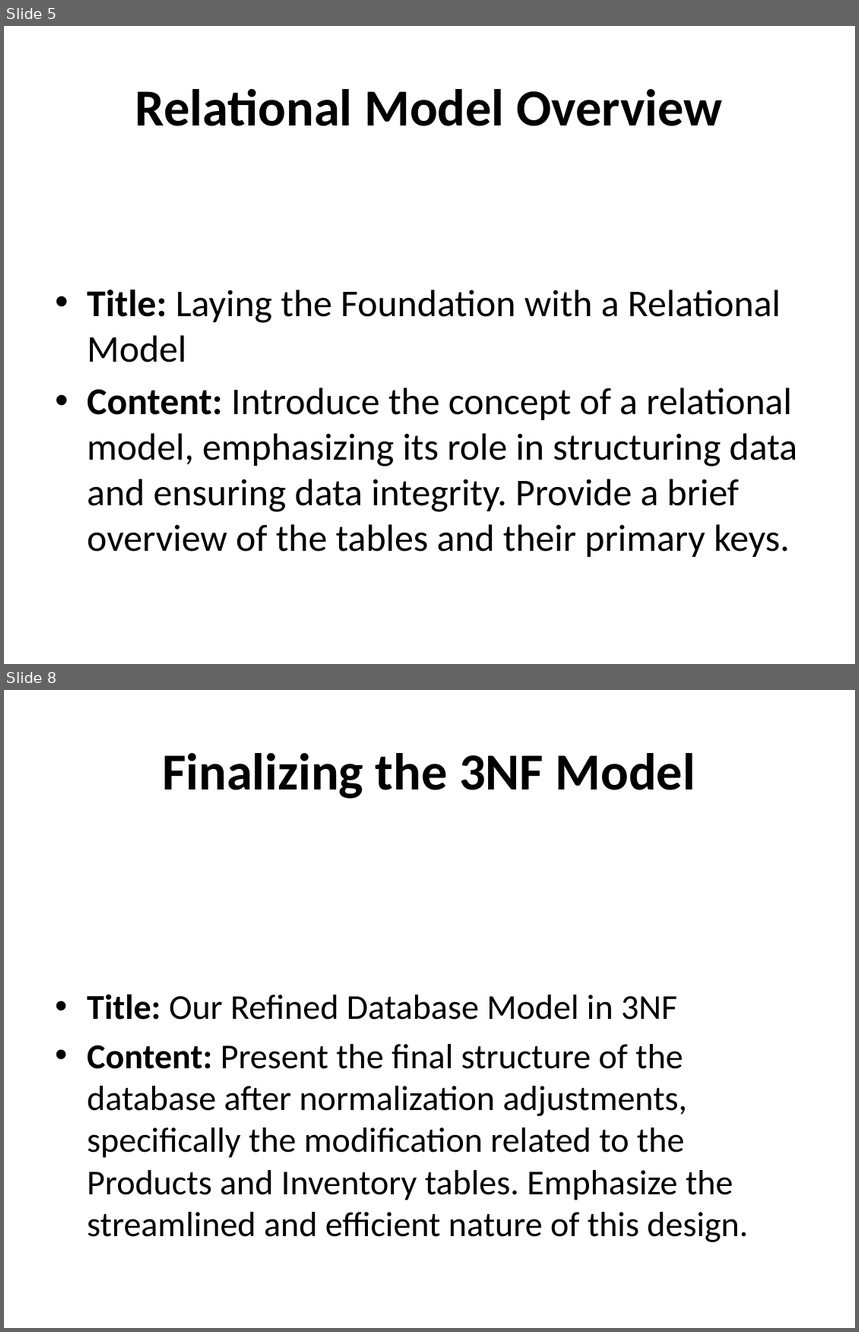
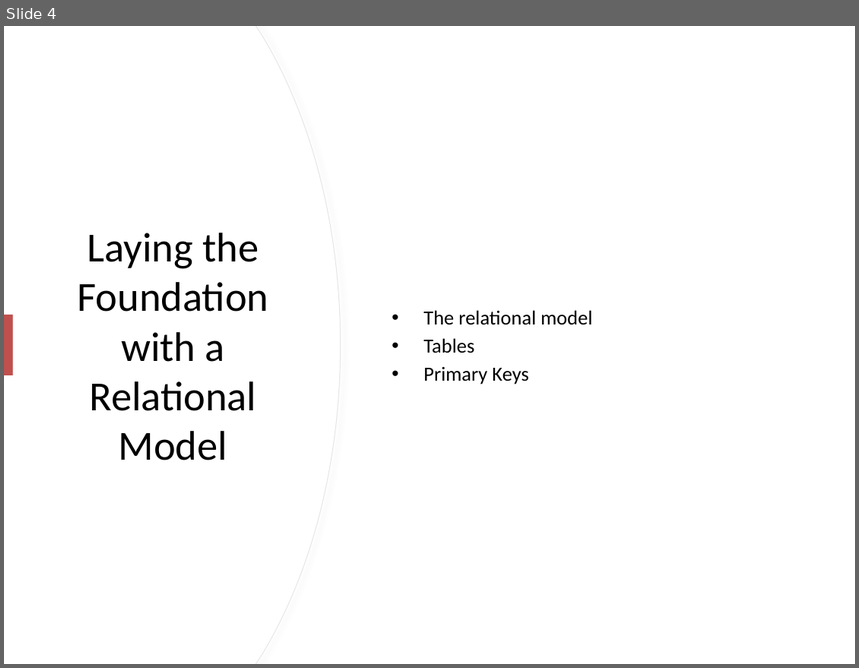
Before and after one commit to RyanJTalbot/MSDS, a slide deck: Core/Databases for Data Scientists Specialization/Relational Database Design /Week 5/ActiveGear_Presentation.pptx. Shown one above the other, each under a label of ours: slides 5 and 8 before the commit, slide 4 after it; the slides between them are not shown. The pictures are 859x1332 and 859x668 pixels, drawn with LibreOffice and Linux fonts; fonts in the diff are those of the drawing. Boxes give left, top, right and bottom in pixels: in the first picture for what was removed or moved away, otherwise in the second. Text is boxed around its words. In the diff, an @@ line names an element or a change of style, - is before the commit and + after.

Commit message:
Update database ppt

```diff
--- a/Core/Databases for Data Scientists Specialization/Relational Database Design /Week 5/ActiveGear_Presentation.pptx
+++ b/Core/Databases for Data Scientists Specialization/Relational Database Design /Week 5/ActiveGear_Presentation.pptx
@@ slide 8 removed at box(4, 690, 855, 1328), background #FFFFFF @@
@@ title removed at box(162, 753, 696, 799) @@
-Finalizing the 3NF Model
@@ text removed at box(87, 994, 748, 1243) @@
-• Title: Our Refined Database Model in 3NF
-• Content: Present the final structure of the database after normalization adjustments, specifically the modification related to the Products and Inventory tables. Emphasize the streamlined and efficient nature of this design.
@@ what was slide 5 is now slide 4 @@
@@ slide 4 changed as well @@
@@ freeform shape added at box(4, 26, 340, 664), fill #FFFFFF, outline #E6E6E6 0.75 pt @@
@@ freeform shape added at box(4, 26, 340, 664), fill #FFFFFF @@
@@ text "The relational model" at box(424, 310, 592, 385): vertical alignment top to middle @@
@@ title at box(77, 233, 268, 461): text changed; size 44 to 35 pt; bold off @@
-Relational Model Overview
+Laying the Foundation with a Relational Model
@@ rectangle added at box(4, 315, 12, 376), fill #C0504D @@
@@ text at box(424, 310, 592, 385): text changed; size 32 to 17 pt @@
-• Title: Laying the Foundation with a Relational Model
-• Content: Introduce the concept of a relational model, emphasizing its role in structuring data and ensuring data integrity. Provide a brief overview of the tables and their primary keys.
+• The relational model
+• Tables
+• Primary Keys
```
Also in this commit, not shown: 3 other slides changed, 2 slides added, 5 other slides removed, 4 other files.
